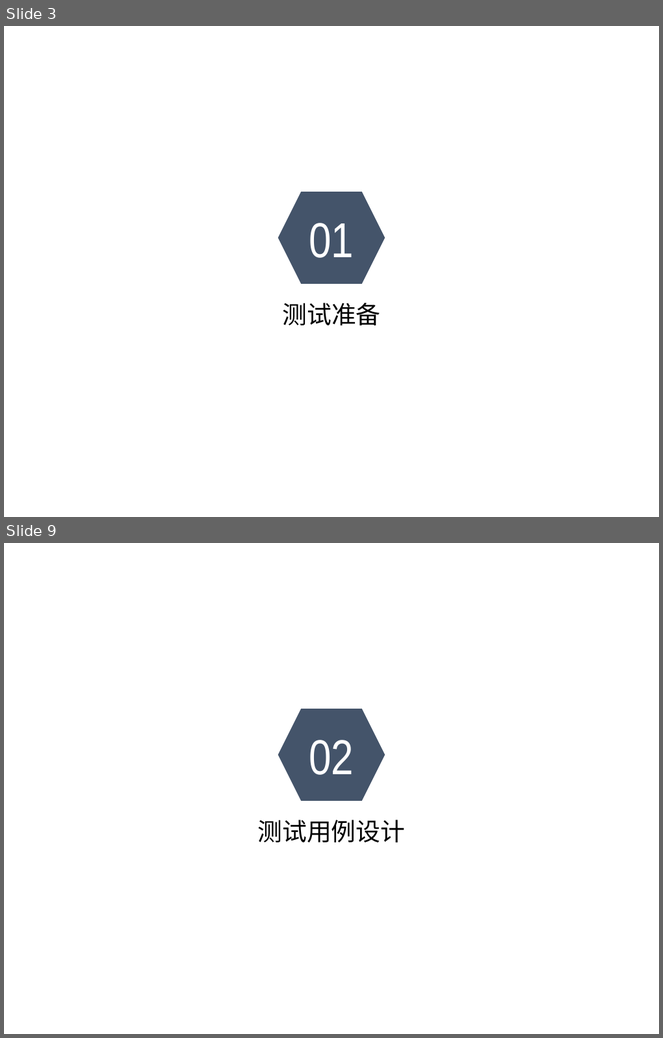
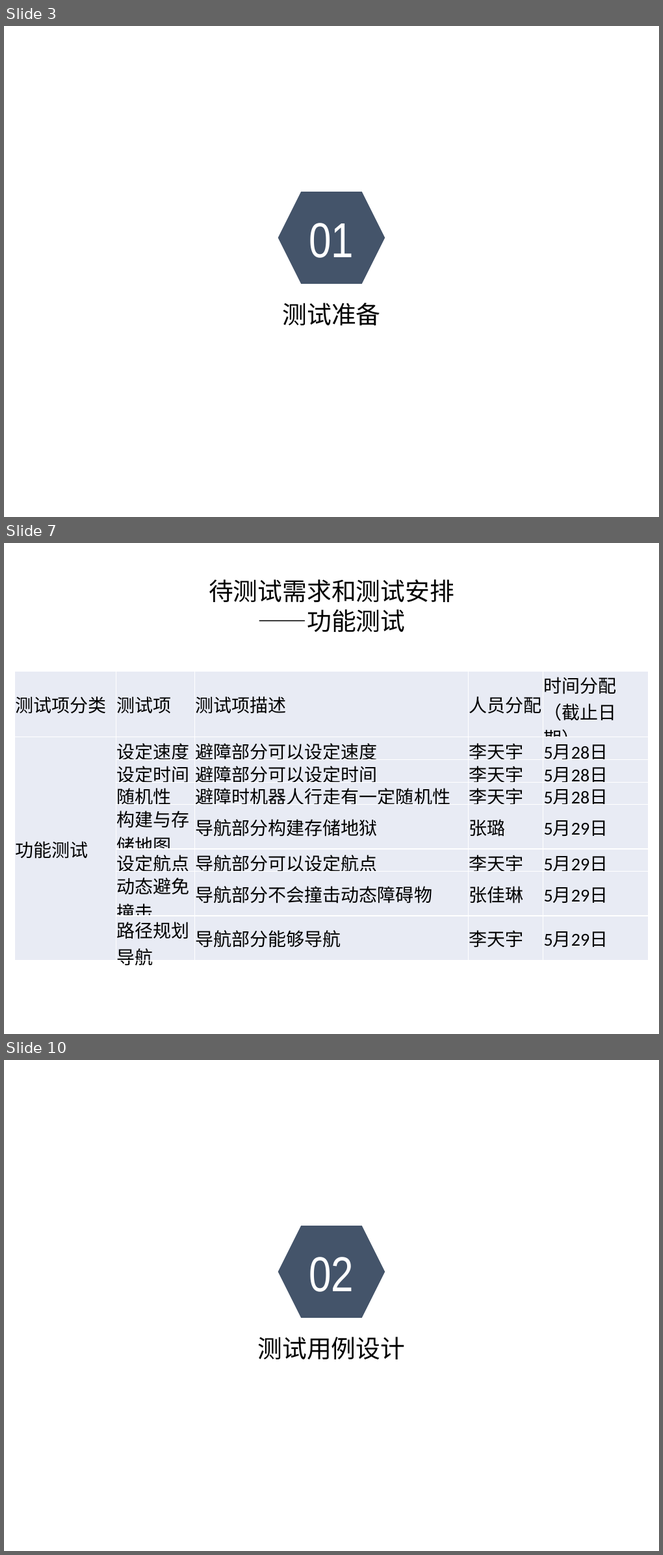
Before and after one commit to sebuaa2019/Team201, a slide deck: 测试报告.pptx. Shown one above the other, each under a label of ours: slides 3 and 9 before the commit, slides 3, 7 and 10 after it; the slides between them are not shown. The pictures are 663x1038 and 663x1555 pixels, drawn with LibreOffice and Linux fonts; fonts in the diff are those of the drawing; background and template pictures are left out. Boxes give left, top, right and bottom in pixels: in the first picture for what was removed or moved away, otherwise in the second. Text is boxed around its words. In the diff, an @@ line names an element or a change of style, - is before the commit and + after.

```diff
--- a/测试报告.pptx
+++ b/测试报告.pptx
@@ slide 7 added at (x1=4, y1=543, x2=659, y2=1034), background picture (left out) @@
@@ text added at (x1=209, y1=579, x2=454, y2=632), 27 pt, text #000000 @@
+待测试需求和测试安排
+——功能测试
@@ table added at (x1=15, y1=671, x2=648, y2=968), 8 rows, 5 columns @@
+测试项分类 | 测试项 | 测试项描述 | 人员分配 | 时间分配（截止日期）
+功能测试 | 设定速度 | 避障部分可以设定速度 | 李天宇 | 5月28日
+ | 设定时间 | 避障部分可以设定时间 | 李天宇 | 5月28日
+ | 随机性 | 避障时机器人行走有一定随机性 | 李天宇 | 5月28日
+ | 构建与存储地图 | 导航部分构建存储地狱 | 张璐 | 5月29日
+ | 设定航点 | 导航部分可以设定航点 | 李天宇 | 5月29日
+ | 动态避免撞击 | 导航部分不会撞击动态障碍物 | 张佳琳 | 5月29日
+ | 路径规划导航 | 导航部分能够导航 | 李天宇 | 5月29日
@@ what was slide 9 is now slide 10 @@
```
Also in this commit, not shown: 13 other slides added, 5 slides removed.
